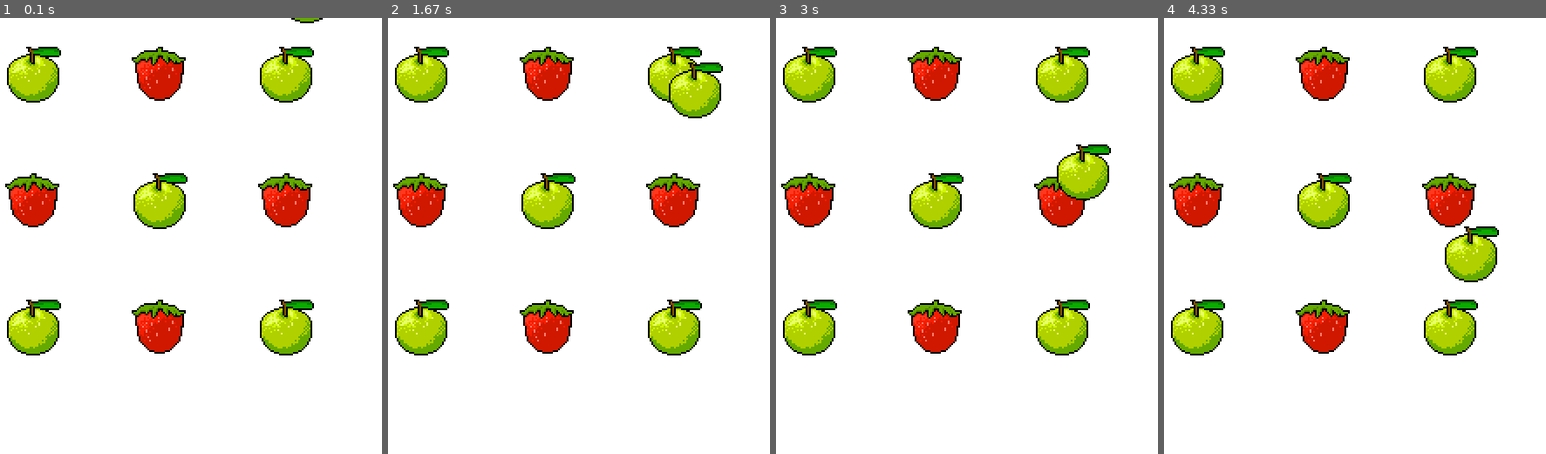
Above: before the commit, frames 1-4 (left to right).
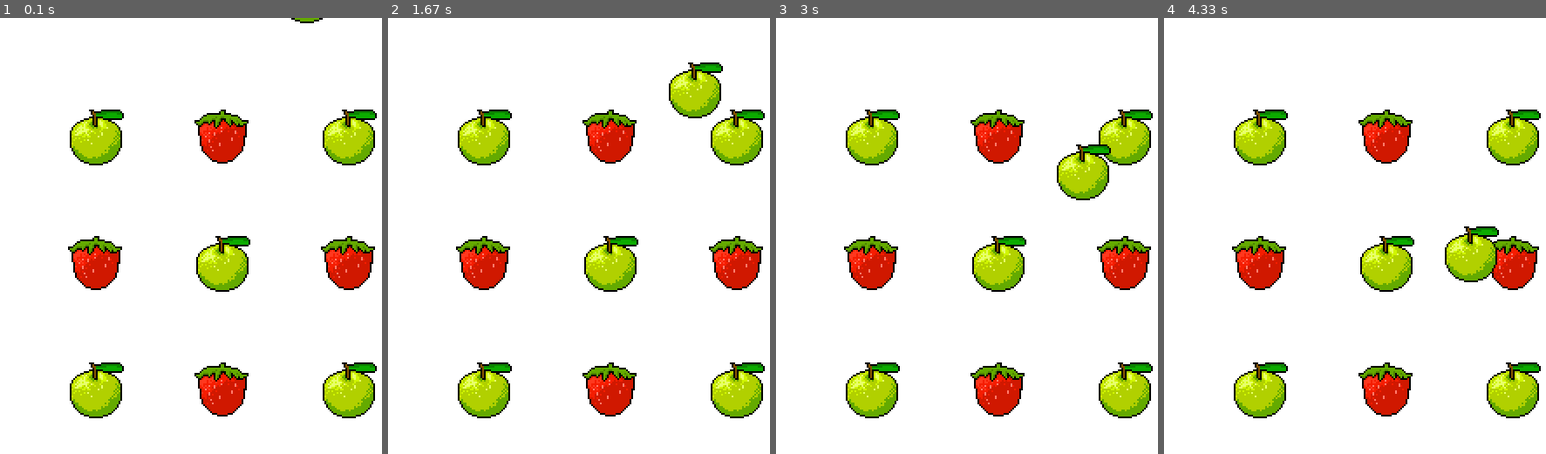
Above: after the commit, the same moments.

Repository: Joshkaki00/pygame-tutorial
Game: pygame game, started from game.py
Two runs of this game, one before a commit and one after it. Both use one fixed random seed, a clock stepped at 60 frames per second and the inputs below.
Inputs:
- Up to frame 1 (0.1 s): no input
- Up to frame 2 (1.67 s): no input
- Up to frame 3 (3 s): no input
- Up to frame 4 (4.33 s): no input

The runs differ from the first frame. In frame 1, 24% of the frame differs, in the area x 1-99%, y 6-92%; in frame 2, 24%; in frame 3, 24%; in frame 4, 24%.

Commit message:
updated game

Diff:
--- a/game.py
+++ b/game.py
@@ -49,8 +49,8 @@
 spacing = 145
 total_width = (grid_size - 1) * spacing
 total_height = (grid_size - 1) * spacing
-start_x = (500 - total_width) // 2 - spacing // 2
-start_y = (500 - total_height) // 2 - spacing // 2
+start_x = (500 - total_width) / 2
+start_y = (500 - total_height) / 2
 
 # List to hold all GameObjects on grid
 objects = []
